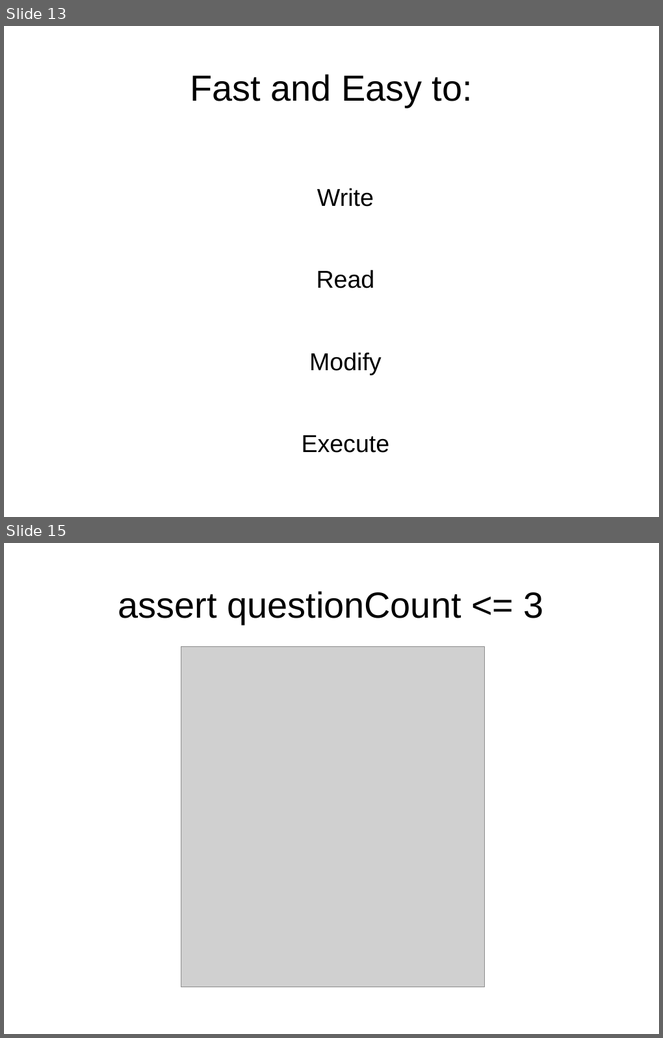
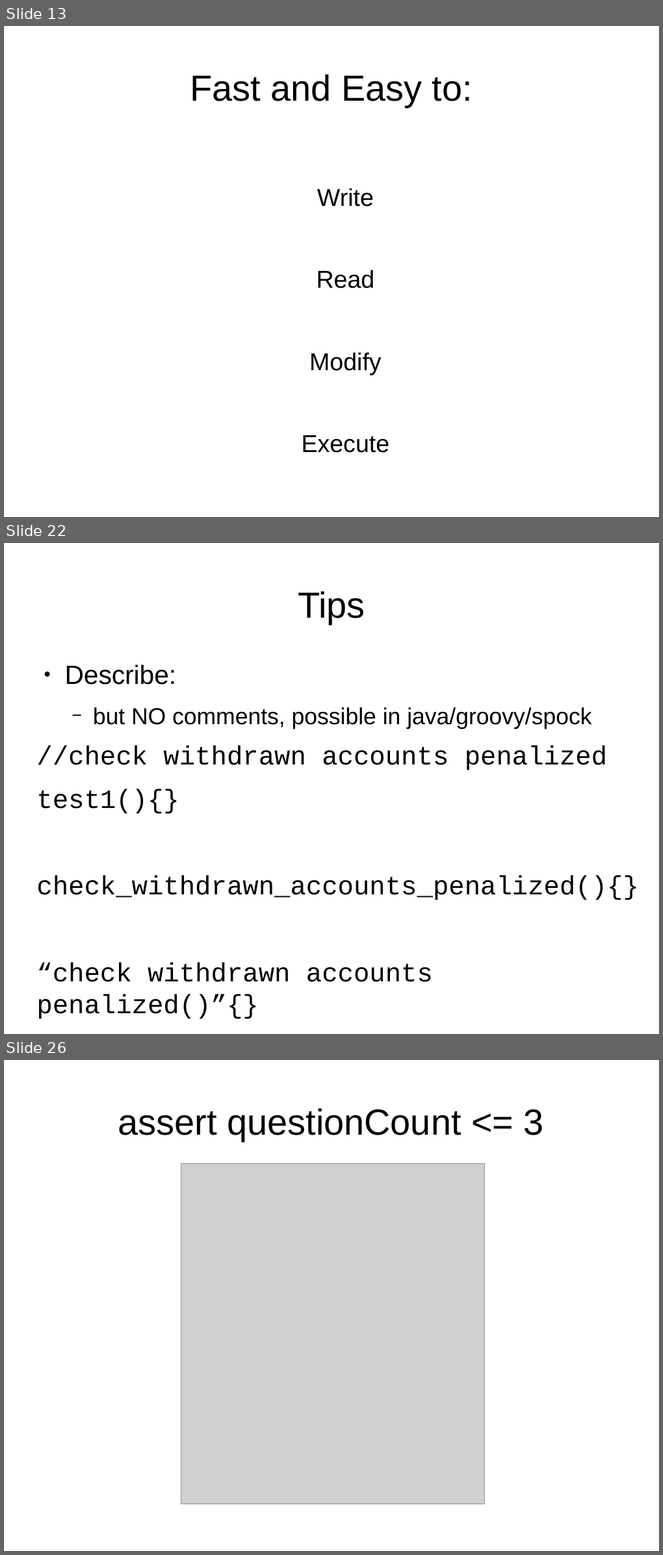
Before and after one commit to wesamhaboush/unittesting-techniques, a slide deck: pres.odp. Shown one above the other, each under a label of ours: slides 13 and 15 before the commit, slides 13, 22 and 26 after it; the slides between them are not shown. The pictures are 663x1038 and 663x1555 pixels, drawn with LibreOffice and Linux fonts; fonts in the diff are those of the drawing; grey boxes stand for pictures. Boxes give left, top, right and bottom in pixels: in the first picture for what was removed or moved away, otherwise in the second. Text is boxed around its words. In the diff, an @@ line names an element or a change of style, - is before the commit and + after.

```diff
--- a/pres.odp
+++ b/pres.odp
@@ slide 22 added at (4,543,659,1034), background #FFFFFF @@
@@ title added at (298,591,365,624), 44 pt, text #000000 @@
+Tips
@@ text added at (36,665,639,982), 32 pt, text #000000 @@
+● Describe:
+  − but NO comments, possible in java/groovy/spock
+//check withdrawn accounts penalized
+test1(){}
+check_withdrawn_accounts_penalized(){}
+“check withdrawn accounts penalized()”{}
@@ what was slide 15 is now slide 26 @@
```
Also in this commit, not shown: 2 slides changed, 10 other slides added, 1 other file.
